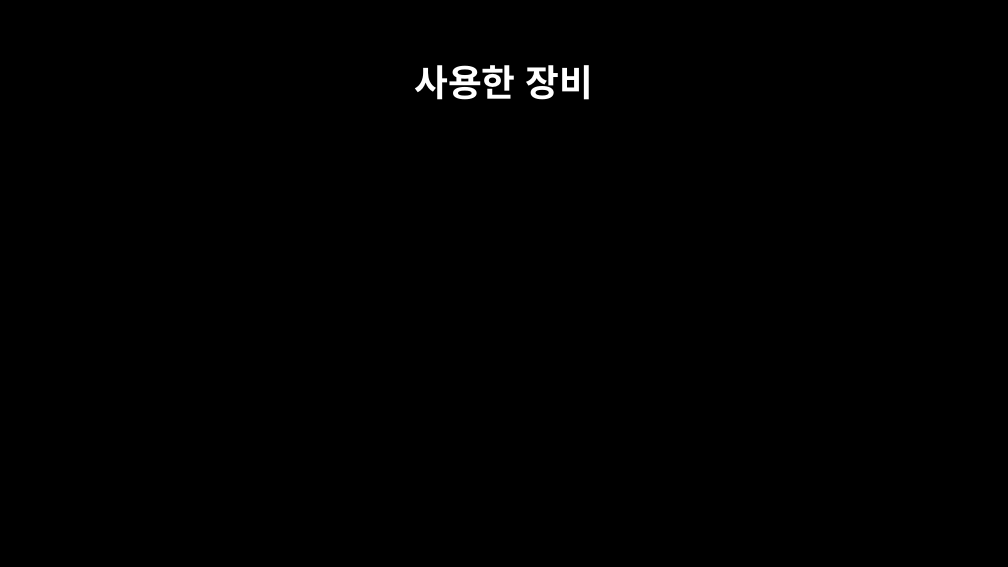
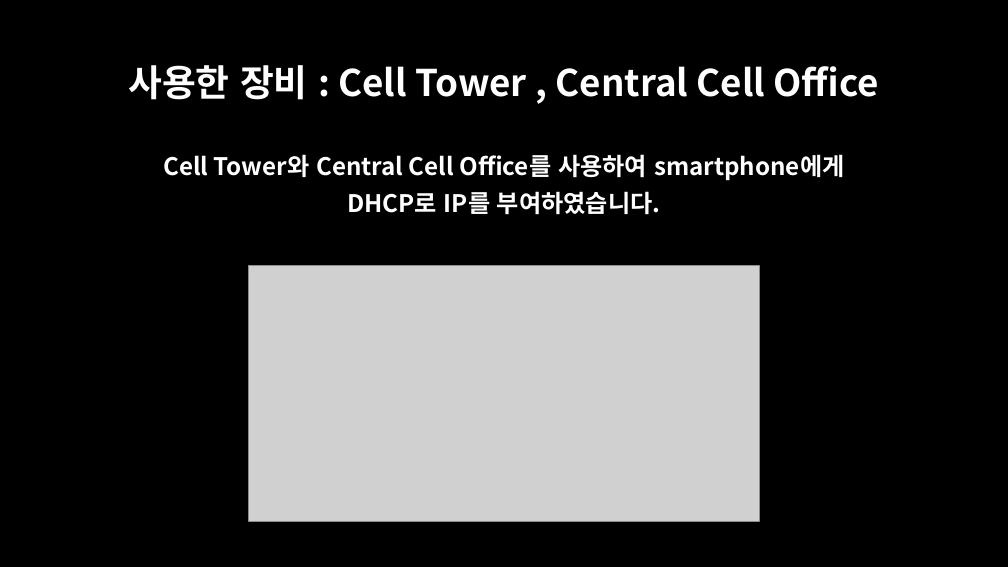
Before and after one commit to oceanwater1234/Network-Hacking, a slide deck: slide 5 of 2023년 TeamLog 2학기 프로젝트.pptx (slide 3 before the commit). Drawn at 1008x567 pixels with LibreOffice and Linux fonts; fonts in the diff are those of the drawing; grey boxes stand for pictures. Boxes give left, top, right and bottom in pixels: in the first picture for what was removed or moved away, otherwise in the second. Text is boxed around its words. In the diff, an @@ line names an element or a change of style, - is before the commit and + after.

```diff
--- a/2023년 TeamLog 2학기 프로젝트.pptx
+++ b/2023년 TeamLog 2학기 프로젝트.pptx
@@ title at (128,65,880,100): text changed @@
-사용한 장비
+사용한 장비 : Cell Tower , Central Cell Office
@@ text added at (163,154,844,215), 23 pt, text #FFFFFF, bold @@
+Cell Tower와 Central Cell Office를 사용하여 smartphone에게
+DHCP로 IP를 부여하였습니다.
@@ picture added at (249,265,759,522) @@
```
Also in this commit, not shown: 1 other slide changed, 13 slides added, 2 other files.
